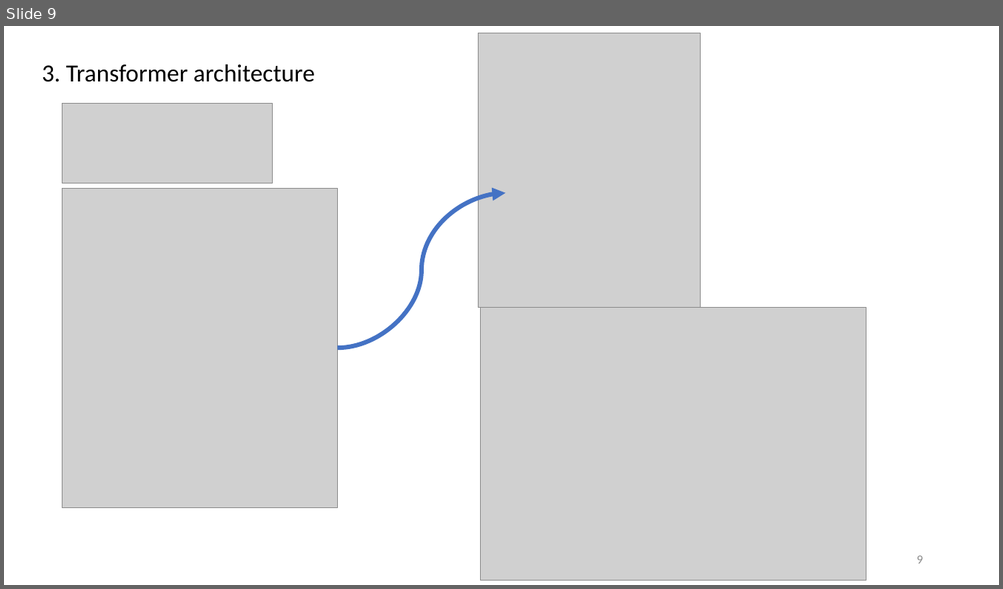
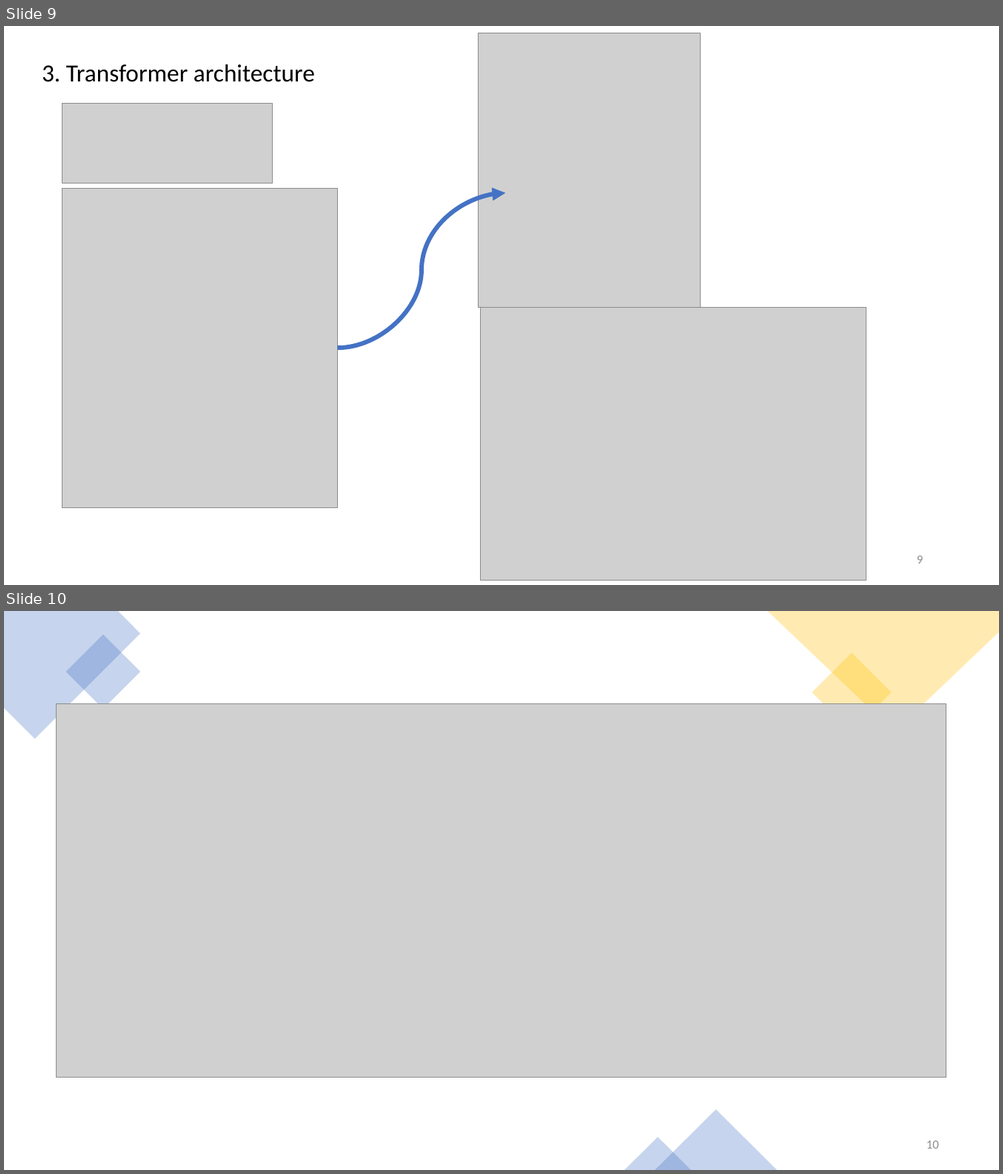
Before and after one commit to GermanCM/databricks-llm-foundation-models, a slide deck: Fundamentos LLMs - notas.pptx. Shown one above the other, each under a label of ours: slide 9 before the commit, slides 9 and 10 after it. The pictures are 1003x589 and 1003x1174 pixels, drawn with LibreOffice and Linux fonts; fonts in the diff are those of the drawing; grey boxes stand for pictures. Boxes give left, top, right and bottom in pixels: in the first picture for what was removed or moved away, otherwise in the second. Text is boxed around its words. In the diff, an @@ line names an element or a change of style, - is before the commit and + after.

```diff
--- a/Fundamentos LLMs - notas.pptx
+++ b/Fundamentos LLMs - notas.pptx
@@ slide 10 added at (4, 611, 999, 1170), background #FFFFFF @@
@@ freeform shape added at (4, 611, 141, 739), fill #4472C4 at 30% opacity @@
@@ freeform shape added at (767, 611, 999, 732), fill #FFC000 at 30% opacity @@
@@ rectangle added at (66, 635, 141, 709), fill #4472C4 at 30% opacity @@
@@ rectangle added at (811, 653, 891, 732), fill #FFC000 at 30% opacity @@
@@ picture added at (57, 704, 946, 1078) @@
@@ triangle added at (654, 1111, 777, 1170), fill #4472C4 at 30% opacity @@
@@ triangle added at (625, 1138, 691, 1170), fill #4472C4 at 30% opacity @@
@@ page number added at (926, 1141, 939, 1149), 12 pt, text #8C8C8C @@
+10
```
Also in this commit, not shown: 1 slide removed, 1 other file.
